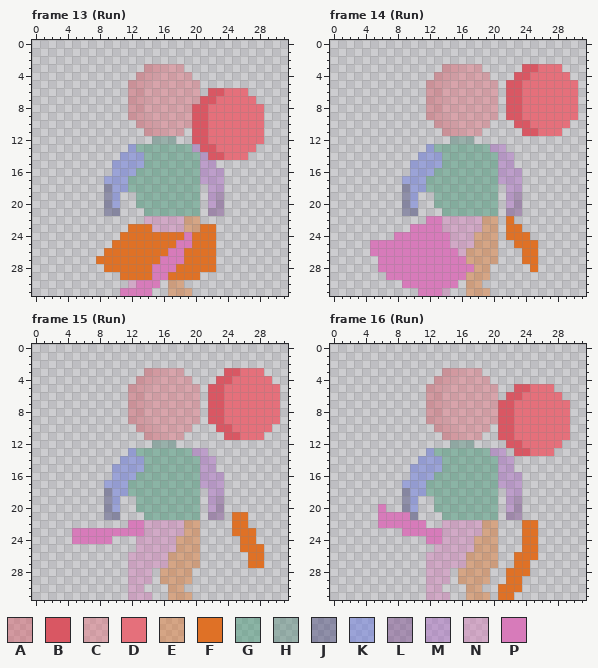
Pixel-art file: Screenshots/base_anims.aseprite. Above, as it was before the edit.
32x32 pixels, 16 frames. Shown: frame 13 (Run), frame 14 (Run), frame 15 (Run), frame 16 (Run). The commit also changed other frames, which this record leaves out.
Palette (. is transparent): A #d9576370  B #d95763  C #e5707b70  D #e5707b  E #df712670  F #df7126  G #37946e70  H #548a7a70  J #3f3f7470  K #5b6ee170  L #76428a70  M #a863c270  N #d77bba70  P #d77bba
After:
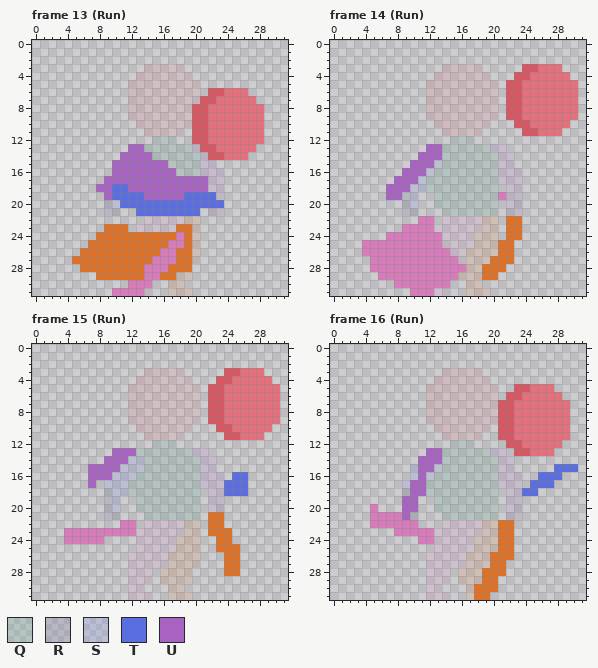
Colours new in this view: Q #37946e27  R #3f3f7427  S #5b6ee127  T #5b6ee1  U #a863c2
Diff:
layer "Full anim reference" opacity 44% -> 15%
@@ palette @@
-A #d9576370
+A #d9576327
-C #e5707b70
+C #e5707b27
-E #df712670
+E #df712627
-H #548a7a70
+H #548a7a27
-L #76428a70
+L #76428a27
-M #a863c270
+M #a863c227
-N #d77bba70
+N #d77bba27
--- frame 13 (Run)
@@ x 0..31 @@
 12 ...............HHH..BBDDDDDDD...
-13 ............KGGGGGGGMBBDDDDD....
-14 ...........KKKGGGGGGGMBBDDD.....
-15 ..........KKKKGGGGGGGMM.........
-16 ..........KKKGGGGGGGGMMM........
-17 .........KKKGGGGGGGGGMMM........
-18 .........JKKGGGGGGGGG.MM........
-19 .........JK..GGGGGGGG.ML........
-20 .........JK..GGGGGGGG.ML........
-21 .........JJ...GGGGGGG.LL........
+13 ............UUQQQQQQMBBDDDDD....
+14 ...........UUUUQQQQQQMBBDDD.....
+15 ..........UUUUUUUQQQQMM.........
+16 ..........UUUUUUUUQQQMMM........
+17 .........UUUUUUUUUUUUUMM........
+18 ........UUTTUUUUUUUUUUMM........
+19 .........UTTTTUUUUUTTTTL........
+20 .........RSTTTTTTTTTTTTT........
+21 .........RR..TTTTTTTT.LL........
 22 ..............NNNNNEE...........
-23 ............FFFNNNNEEFF.........
-24 ...........FFFFFFFFPFFF.........
-25 ..........FFFFFFFFPPFFF.........
-26 .........FFFFFFFFPPFFFF.........
-27 ........FFFFFFFFPPPFFFF.........
-28 .........FFFFFFPPPFFFFF.........
-29 ...........FFFFPPFFFF...........
-30 ............NPPP.EE.............
-31 ...........PPPP..EEE............
+23 .........FFF.NNNNNFFE...........
+24 ........FFFFFFFFFFPFE...........
+25 .......FFFFFFFFFFPPFE...........
+26 ......FFFFFFFFFFPPFFE...........
+27 .....FFFFFFFFFFPPPFFE...........
+28 ......FFFFFFFFPPPFFF............
+29 ........FFFFFFPPFFEE............
+30 ............PPP..EE.............
+31 ..........PPPPN..EEE............
--- frame 14 (Run)
@@ x 0..31 @@
 12 ...............HHH..............
-13 ............KGGGGGGGMM..........
-14 ...........KKKGGGGGGGMM.........
-15 ..........KKKKGGGGGGGMM.........
-16 ..........KKKGGGGGGGGMMM........
-17 .........KKKGGGGGGGGGMMM........
-18 .........JKKGGGGGGGGG.MM........
-19 .........JK..GGGGGGGG.ML........
-20 .........JK..GGGGGGGG.ML........
-21 .........JJ...GGGGGGG.LL........
-22 ............PPNNNNNEE.F.........
-23 ..........PPPPNNNNNEE.FF........
-24 ........PPPPPPPNNNEEE.FFF.......
-25 .....PPPPPPPPPPNNNEEE..FFF......
-26 .....PPPPPPPPPPPNEEEE...FF......
-27 ......PPPPPPPPPPPEEEE...FF......
-28 ......PPPPPPPPPPPPEE.....F......
-29 .......PPPPPPPPPPEEE............
-30 .........PPPPPPP.EE.............
-31 ...........PPPN..EEE............
+13 ............UUQQQQQQMM..........
+14 ...........UUUQQQQQQQMM.........
+15 ..........UUUSQQQQQQQMM.........
+16 .........UUUSQQQQQQQQMMM........
+17 ........UUUSQQQQQQQQQMMM........
+18 .......UUUSSQQQQQQQQQ.MM........
+19 .......UURS..QQQQQQQQPML........
+20 .........RS..QQQQQQQQ.ML........
+21 .........RR...QQQQQQQ.LL........
+22 ...........PP.NNNNNEE.FF........
+23 .........PPPPNNNNNNEE.FF........
+24 .......PPPPPPPNNNNEEE.FF........
+25 ....PPPPPPPPPPNNNNEEEFF.........
+26 ....PPPPPPPPPPPNNEEEEFF.........
+27 .....PPPPPPPPPPPNEEEFFF.........
+28 .....PPPPPPPPPPPPEEFFF..........
+29 ......PPPPPPPPPPEEEFF...........
+30 ........PPPPPPP..EE.............
+31 ..........PPPNN..EEE............
--- frame 15 (Run)
@@ x 0..31 @@
 12 ...............HHH..............
-13 ............KGGGGGGGMM..........
-14 ...........KKKGGGGGGGMM.........
-15 ..........KKKKGGGGGGGMM.........
-16 ..........KKKGGGGGGGGMMM........
-17 .........KKKGGGGGGGGGMMM........
-18 .........JKKGGGGGGGGG.MM........
-19 .........JK..GGGGGGGG.ML........
-20 .........JK..GGGGGGGG.ML........
-21 .........JJ...GGGGGGG.LL.FF.....
-22 ............PPNNNNNEE....FF.....
-23 .....PPPPPPPPPNNNNNEE....FFF....
-24 .....PPPPP...NNNNNEEE.....FF....
-25 .............NNNNNEEE.....FFF...
-26 ............NNNNNEEEE......FF...
-27 ............NNNNNEEEE......FF...
-28 ............NNN.EEEE............
+13 ..........UUUQQQQQQQMM..........
+14 .........UUUSSQQQQQQQMM.........
+15 .......UUUUSSSQQQQQQQMM.........
+16 .......UUUSSSQQQQQQQQMMM.TT.....
+17 .......U.SSSQQQQQQQQQMMMTTT.....
+18 .........RSSQQQQQQQQQ.MMTTT.....
+19 .........RS..QQQQQQQQ.ML........
+20 .........RS..QQQQQQQQ.ML........
+21 .........RR...QQQQQQQ.FF........
+22 ...........PP.NNNNNEE.FF........
+23 ....PPPPPPPPPNNNNNNEE.FFF.......
+24 ....PPPPP....NNNNNEEE..FF.......
+25 .............NNNNNEEE..FFF......
+26 ............NNNNNEEEE...FF......
+27 ............NNNNNEEEE...FF......
+28 ............NNN.EEEE....FF......
 29 ............NNN.EEEE............
--- frame 16 (Run)
@@ x 0..31 @@
 12 ...............HHH....BBDDDDD...
-13 ............KGGGGGGGMM.BBDDD....
-14 ...........KKKGGGGGGGMM.........
-15 ..........KKKKGGGGGGGMM.........
-16 ..........KKKGGGGGGGGMMM........
-17 .........KKKGGGGGGGGGMMM........
-18 .........JKKGGGGGGGGG.MM........
-19 .........JK..GGGGGGGG.ML........
-20 ......P..JK..GGGGGGGG.ML........
-21 ......PPPPJ...GGGGGGG.LL........
-22 ......PPPPPP..NNNNNEE...FF......
-23 .........PPPPPNNNNNEE...FF......
-24 ............PPNNNNEEE...FF......
-25 .............NNNNNEEE...FF......
-26 ............NNNNNEEEE..FFF......
-27 ............NNNNNEEEE..FF.......
-28 ............NNN.EEEE..FFF.......
-29 ............NNN.EEEE..FF........
-30 ............NN...EE..FFF........
-31 ............NNN..EEE.FF.........
+13 ............UUQQQQQQMM.BBDDD....
+14 ...........UUUQQQQQQQMM.........
+15 ..........SUUSQQQQQQQMM.....TTT.
+16 ..........SUSQQQQQQQQMMM..TTT...
+17 .........SUUQQQQQQQQQMMM.TTT....
+18 .........RUUQQQQQQQQQ.MMTT......
+19 .........UU..QQQQQQQQ.ML........
+20 .....P...UU..QQQQQQQQ.ML........
+21 .....PPPPUR...QQQQQQQ.LL........
+22 .....PPPPPP...NNNNNEEFF.........
+23 ........PPPPPNNNNNNEEFF.........
+24 ...........PPNNNNNEEEFF.........
+25 .............NNNNNEEEFF.........
+26 ............NNNNNEEEFFF.........
+27 ............NNNNNEEEFF..........
+28 ............NNN.EEEFFF..........
+29 ............NNN.EEEFF...........
+30 ............NN...EFFF...........
+31 ............NNN..EFF............
Where, in picture pixels (left, top, right, bottom), the same in both pictures:
changed: (72, 64, 224, 296)
changed: (362, 64, 538, 296)
changed: (88, 368, 264, 600)
added: (64, 528, 72, 544)
changed: (370, 368, 578, 600)
